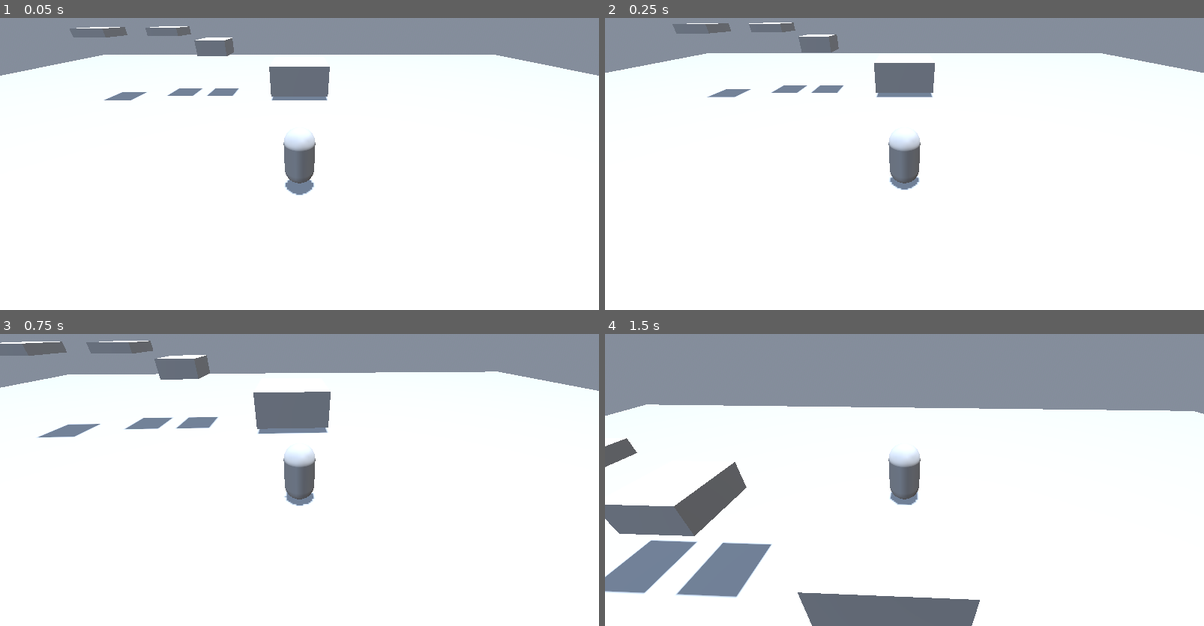
Above: before the commit, frames 1-4 (two rows, left to right).
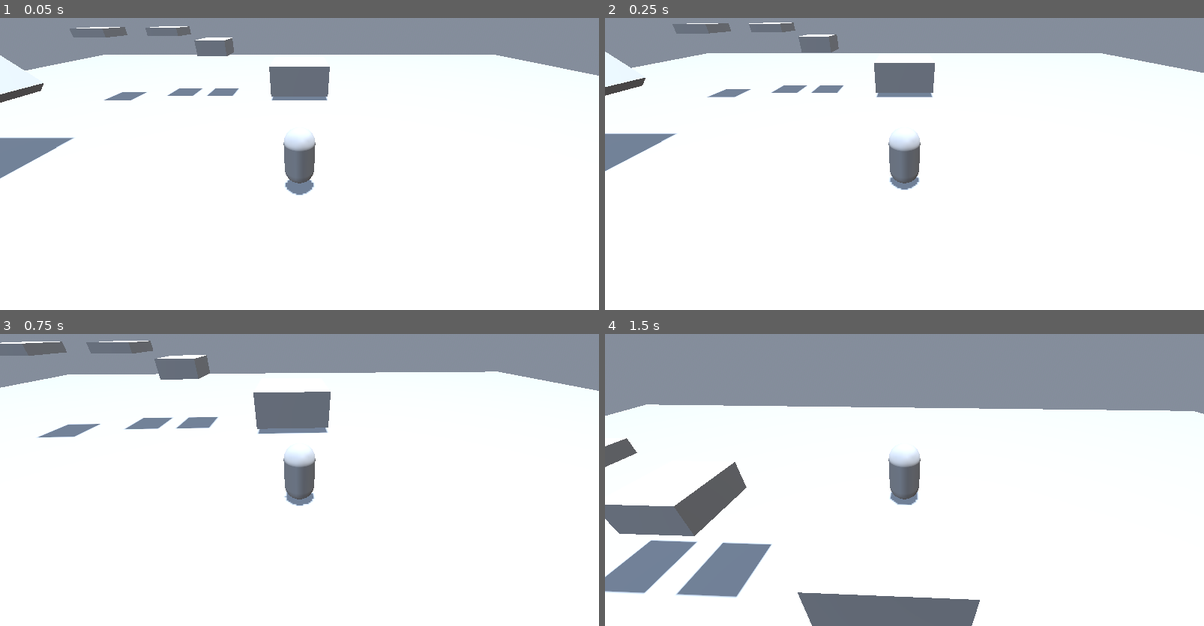
Above: after the commit, the same moments.

Repository: YuriPrickles/strawberry-and-the-sugar-scouts
Game: Godot game, scene res://entities/testgrounds.tscn
Two runs of this game, one before a commit and one after it. Both use one fixed random seed, a clock stepped at 60 frames per second and the inputs below.
Inputs (mouse positions are in pixels of both pictures, inside the frame that each line leads up to):
- Up to frame 1 (0.05 s): no input
- Up to frame 2 (0.25 s): no input
- Up to frame 3 (0.75 s): tap Enter at 0.5 s; move the mouse to (329, 456) at 0.52 s; hold W (forward) from 0.53 s (still down); tap Shift (dash) at 0.6 s
- Up to frame 4 (1.5 s): keep holding W (forward); tap Space (jump) at 0.77 s; move the mouse to (874, 459) at 1.27 s; tap Q (float) at 1.35 s

The runs differ from the first frame. In frame 1, 1.2% of the frame differs, in the area x 0-13%, y 12-56%; in frame 2, 1.1%; in frame 3, nothing differs; in frame 4, nothing differs.

Commit message:
added meshes folder

Diff:
--- a/entities/testgrounds.tscn
+++ b/entities/testgrounds.tscn
@@ -50,5 +50,9 @@
 transform = Transform3D(1, 0, 0, 0, 1, 0, 0, 0, 1, -13, 4, -10)
 platform_size = Vector3(2, 0.5, 2)
 
+[node name="Platform6" parent="." instance=ExtResource("1_qsexw")]
+transform = Transform3D(0.70710677, 0.70710677, 0, -0.70710677, 0.70710677, 0, 0, 0, 1, -13, 4, -1)
+platform_size = Vector3(5, 0.5, 5)
+
 [node name="WorldEnvironment" type="WorldEnvironment" parent="."]
 environment = SubResource("Environment_x7wfn")
--- /dev/null
+++ b/level_edit.tscn
@@ -0,0 +1,35 @@
+[gd_scene load_steps=6 format=3 uid="uid://doe1r3kxhbvno"]
+
+[ext_resource type="MeshLibrary" uid="uid://qvh4b5fjos1v" path="res://meshlibs/test_meshlib.tres" id="1_17isk"]
+[ext_resource type="PackedScene" uid="uid://ct4oayuwaygvk" path="res://entities/player.tscn" id="2_ncc6s"]
+
+[sub_resource type="ProceduralSkyMaterial" id="ProceduralSkyMaterial_26piw"]
+
+[sub_resource type="Sky" id="Sky_3vmoj"]
+sky_material = SubResource("ProceduralSkyMaterial_26piw")
+
+[sub_resource type="Environment" id="Environment_h37yc"]
+background_mode = 2
+background_energy_multiplier = 1.5
+sky = SubResource("Sky_3vmoj")
+ambient_light_source = 3
+ambient_light_color = Color(1, 0.45403963, 0.7020054, 1)
+ssil_enabled = true
+ssil_radius = 16.0
+ssil_intensity = 3.0
+sdfgi_use_occlusion = true
+fog_enabled = true
+adjustment_enabled = true
+
+[node name="GridMap" type="GridMap"]
+mesh_library = ExtResource("1_17isk")
+cell_size = Vector3(1, 1, 1)
+data = {
+"cells": PackedInt32Array(65535, 0, 0, 65535, 1, 0, 65534, 2, 0, 65534, 3, 0, 65535, 2, 0, 65534, 0, 0, 65534, 1, 0, 65533, 0, 0, 65535, 65535, 0, 65534, 65535, 0, 0, 65535, 0, 0, 0, 0, 0, 1, 0, 0, 2, 0, 1, 2, 0, 1, 1, 0, 1, 0, 0, 1, 65535, 0, 65533, 1, 0, 65533, 2, 0, 65533, 3, 0)
+}
+
+[node name="Player" parent="." instance=ExtResource("2_ncc6s")]
+transform = Transform3D(1, 0, 0, 0, 1, 0, 0, 0, 1, 0, 2, 0)
+
+[node name="WorldEnvironment" type="WorldEnvironment" parent="."]
+environment = SubResource("Environment_h37yc")
--- /dev/null
+++ b/meshlibs/test_meshlib.tres
@@ -0,0 +1,14 @@
+[gd_resource type="MeshLibrary" load_steps=3 format=3 uid="uid://qvh4b5fjos1v"]
+
+[sub_resource type="BoxMesh" id="BoxMesh_2o4pa"]
+
+[sub_resource type="BoxShape3D" id="BoxShape3D_2o4pa"]
+
+[resource]
+item/0/name = "Box"
+item/0/mesh = SubResource("BoxMesh_2o4pa")
+item/0/mesh_transform = Transform3D(1, 0, 0, 0, 1, 0, 0, 0, 1, 0, 0, 0)
+item/0/mesh_cast_shadow = 1
+item/0/shapes = [SubResource("BoxShape3D_2o4pa"), Transform3D(1, 0, 0, 0, 1, 0, 0, 0, 1, 0, 0, 0)]
+item/0/navigation_mesh_transform = Transform3D(1, 0, 0, 0, 1, 0, 0, 0, 1, 0, 0, 0)
+item/0/navigation_layers = 1
Not shown, added: meshes/hi.txt
